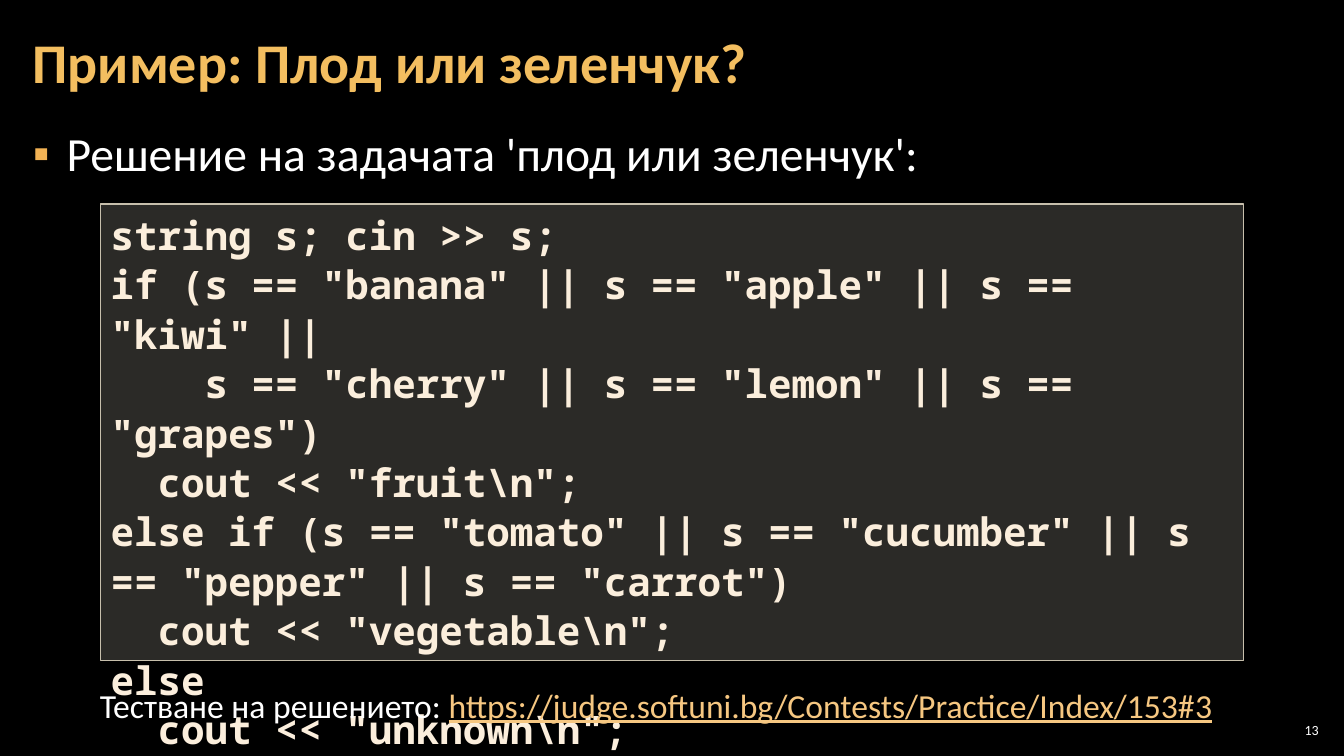
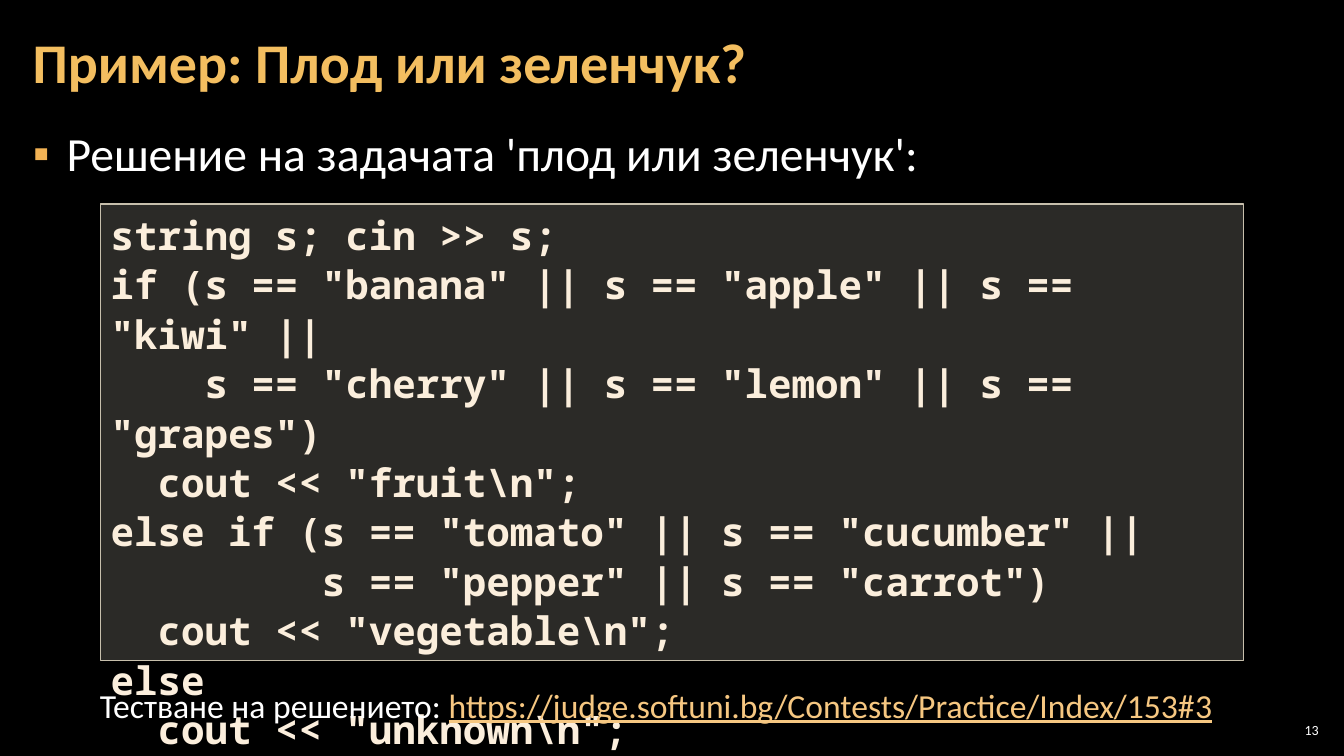
Before and after one commit to Software-University/C-plus-plus, a slide deck: slide 13 of 4. Complex-Conditions/4. Complex-Conditions.pptx. Drawn at 1344x756 pixels with LibreOffice and Linux fonts; fonts in the diff are those of the drawing; background and template pictures are left out. Boxes give left, top, right and bottom in pixels: in the first picture for what was removed or moved away, otherwise in the second. Text is boxed around its words. In the diff, an @@ line names an element or a change of style, - is before the commit and + after.

```diff
--- a/4. Complex-Conditions/4. Complex-Conditions.pptx
+++ b/4. Complex-Conditions/4. Complex-Conditions.pptx
@@ text in rectangle at <box>111,515,1074,606</box>: text changed @@
-else if (s == "tomato" || s == "cucumber" || s == "pepper" || s == "carrot")
+else if (s == "tomato" || s == "cucumber" ||
+s == "pepper" || s == "carrot")
```
Also in this commit, not shown: 11 other slides changed, 5 other files.
